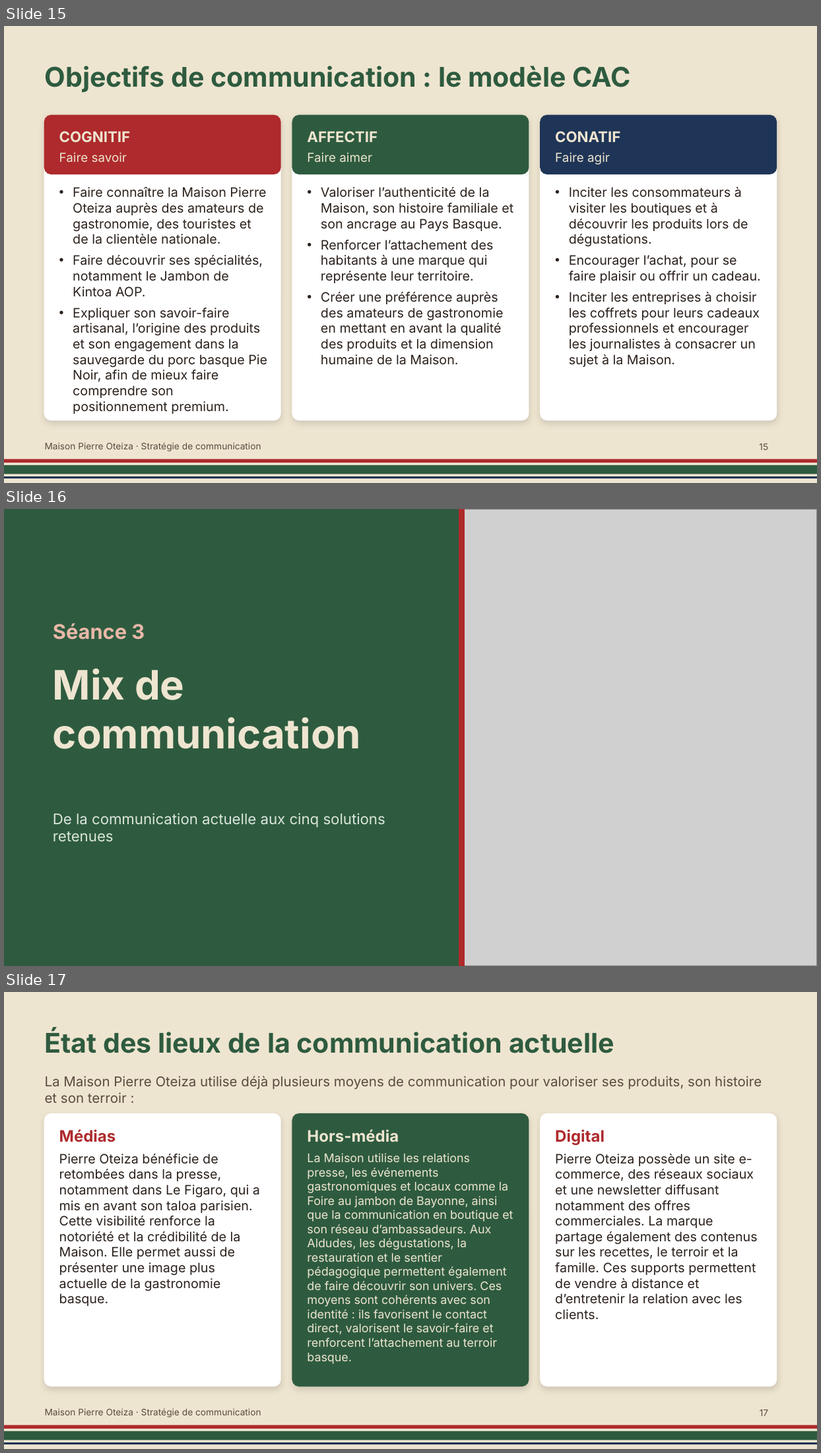
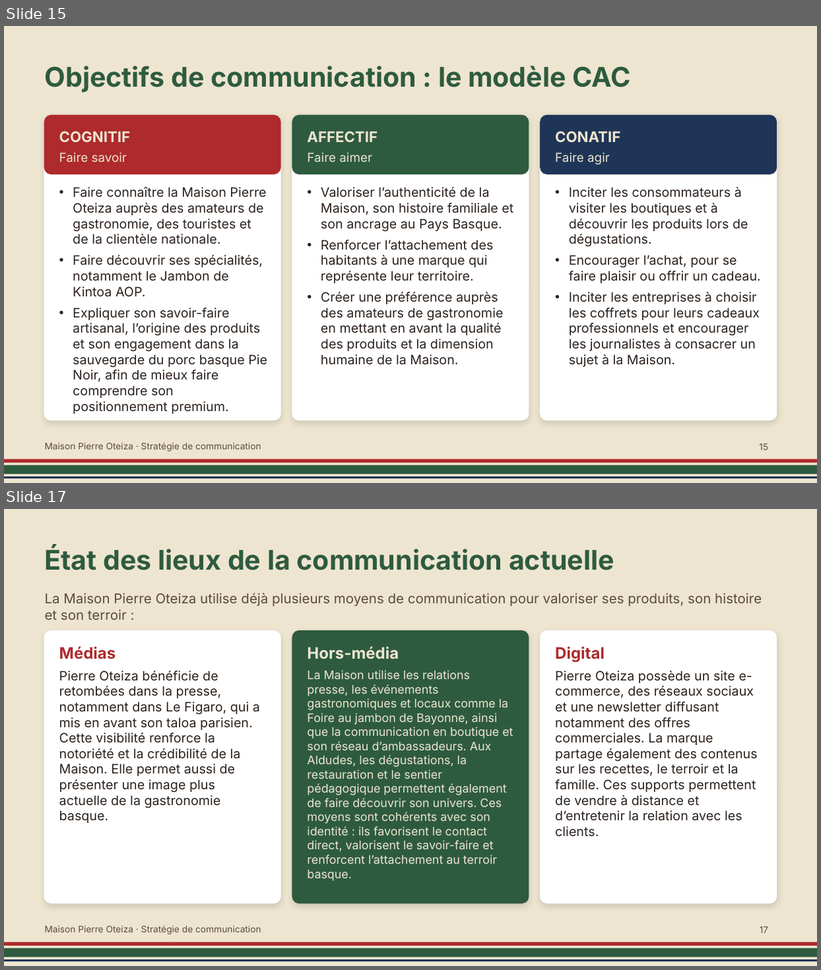
Before and after one commit to loulou64jgp/mes-skills, a slide deck: oteiza-prototype/presentation/Pierre_Oteiza_presentation.pptx. Shown one above the other, each under a label of ours: slides 15, 16 and 17 before the commit, slides 15 and 17 after it; the slides between them are not shown. The pictures are 821x1453 and 821x970 pixels, drawn with LibreOffice and Linux fonts; fonts in the diff are those of the drawing; grey boxes stand for pictures. Boxes give left, top, right and bottom in pixels: in the first picture for what was removed or moved away, otherwise in the second. Text is boxed around its words. In the diff, an @@ line names an element or a change of style, - is before the commit and + after.

```diff
--- a/oteiza-prototype/presentation/Pierre_Oteiza_presentation.pptx
+++ b/oteiza-prototype/presentation/Pierre_Oteiza_presentation.pptx
@@ slide 16 removed at box(4, 509, 817, 966), background #2E5B3F @@
@@ picture removed at box(459, 509, 817, 966) @@
@@ rectangle removed at box(459, 509, 464, 966) @@
@@ text removed at box(53, 623, 145, 640) @@
-Séance 3
@@ text removed at box(53, 668, 361, 749) @@
-Mix de communication
@@ text removed at box(53, 813, 385, 842) @@
-De la communication actuelle aux cinq solutions retenues
```
Also in this commit, not shown: 1 slide changed, 7 slides added, 6 other slides removed, 2 other files.
